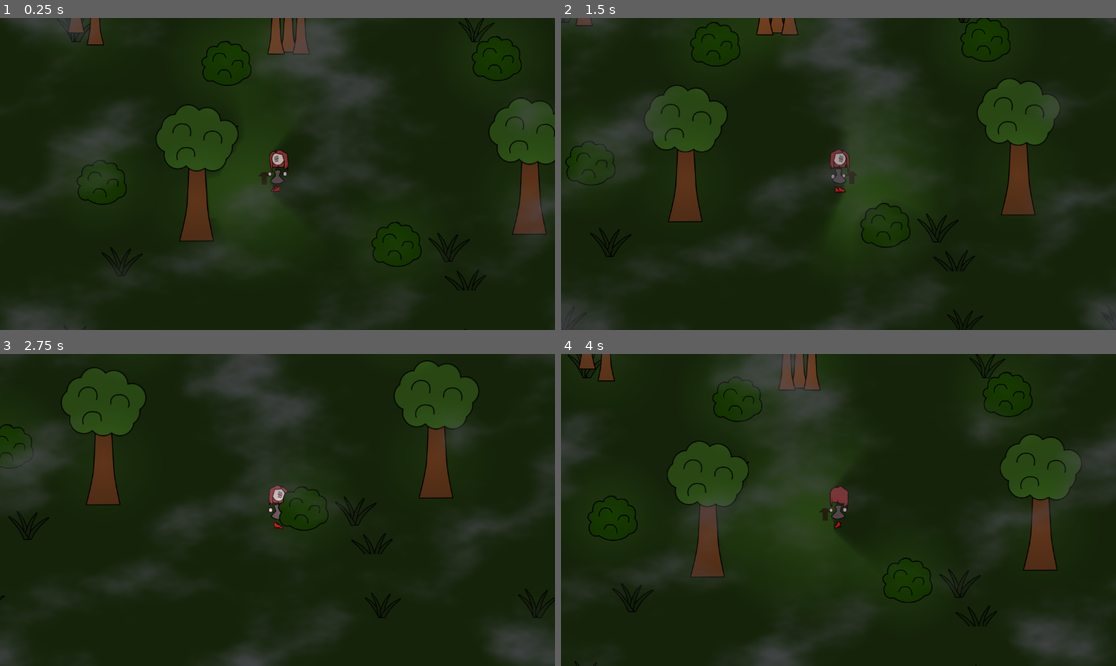
Above: before the commit, frames 1-4 (two rows, left to right).
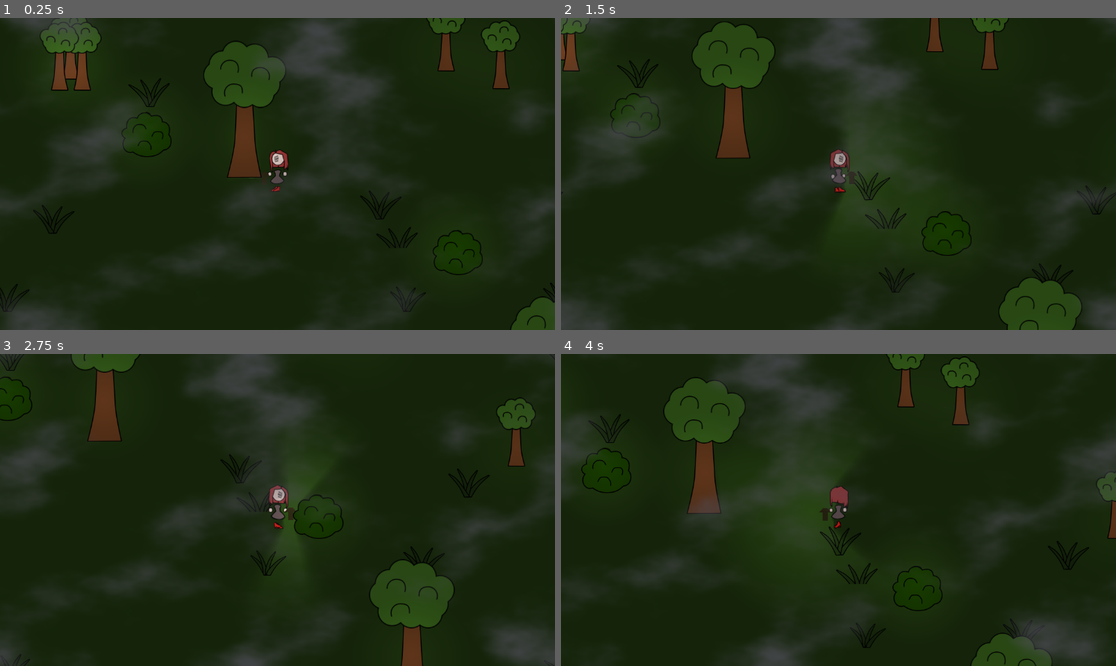
Above: after the commit, the same moments.

Repository: Jerrylikesgreen/-la-Santa-Compa-a
Game: Godot game, scene res://Scenes/forest.tscn
Two runs of this game, one before a commit and one after it. Both use one fixed random seed, a clock stepped at 60 frames per second and the inputs below. The project has no main scene, so this scene is started directly.
Inputs (mouse positions are in pixels of both pictures, inside the frame that each line leads up to):
- Up to frame 1 (0.25 s): no input
- Up to frame 2 (1.5 s): move the mouse to (960, 158) at 0.52 s; hold D (Right) 0.53-1.28 s; click (960, 158) at 0.6 s; move the mouse to (727, 189) at 1.27 s; hold S (Down) from 1.28 s (still down); click (727, 189) at 1.35 s
- Up to frame 3 (2.75 s): move the mouse to (333, 441) at 2.02 s; release S (Down) at 2.03 s; hold D (Right) from 2.03 s (still down); click (333, 441) at 2.1 s
- Up to frame 4 (4 s): move the mouse to (810, 572) at 2.77 s; release D (Right) at 2.78 s; hold W (Up) 2.78-3.53 s; click (810, 572) at 2.85 s; move the mouse to (1005, 556) at 3.52 s; hold A (Left) from 3.53 s (still down); click (1005, 556) at 3.6 s

The runs differ from the first frame. In frame 1, 13% of the frame differs, in the area x 0-100%, y 0-100%; in frame 2, 12%; in frame 3, 11%; in frame 4, 12%.

Commit message:
Expand forest scene with boundaries and more foliage
Added multiple new bushes and trees to the forest scene for increased environmental detail. Introduced world boundaries using StaticBody2D and WorldBoundaryShape2D nodes to define the playable area. Adjusted PlayerSpawnPoint and PlayerBody positions for better scene alignment.

Diff:
--- a/Scenes/forest.tscn
+++ b/Scenes/forest.tscn
@@ -9,6 +9,17 @@
 [ext_resource type="Shader" uid="uid://y3qq6ykhcw3p" path="res://Resources/Shaders/fog_shader.gdshader" id="7_wo0py"]
 [ext_resource type="Texture2D" uid="uid://cnv8ikey2s5xt" path="res://Assets/NoiseTextures/smoke.png" id="8_vh310"]
 
+[sub_resource type="WorldBoundaryShape2D" id="WorldBoundaryShape2D_vh310"]
+normal = Vector2(0, 1)
+
+[sub_resource type="WorldBoundaryShape2D" id="WorldBoundaryShape2D_igsr3"]
+
+[sub_resource type="WorldBoundaryShape2D" id="WorldBoundaryShape2D_xgdwn"]
+normal = Vector2(-0.9999362, -0.011298714)
+
+[sub_resource type="WorldBoundaryShape2D" id="WorldBoundaryShape2D_y1epu"]
+normal = Vector2(1, 0)
+
 [sub_resource type="ShaderMaterial" id="ShaderMaterial_vh310"]
 shader = ExtResource("7_wo0py")
 shader_parameter/noise_tex = ExtResource("8_vh310")
@@ -33,12 +44,10 @@
 region_rect = Rect2(18.156494, 22.45279, 2307.367, 1829.2137)
 
 [node name="PlayerSpawnPoint" type="Node2D" parent="."]
+position = Vector2(657, 1142)
 script = ExtResource("2_u53w3")
 
 [node name="EnviormentContainer" type="Node2D" parent="."]
-
-[node name="TreeLarge3" parent="EnviormentContainer" instance=ExtResource("3_5ip0q")]
-position = Vector2(347, 460)
 
 [node name="Bushes" type="Node2D" parent="EnviormentContainer"]
 
@@ -54,10 +63,67 @@
 [node name="Bush4" parent="EnviormentContainer/Bushes" instance=ExtResource("1_uee5o")]
 position = Vector2(758, 544)
 
+[node name="Bush5" parent="EnviormentContainer/Bushes" instance=ExtResource("1_uee5o")]
+position = Vector2(390, 698)
+
+[node name="Bush6" parent="EnviormentContainer/Bushes" instance=ExtResource("1_uee5o")]
+position = Vector2(381, 1052)
+
+[node name="Bush7" parent="EnviormentContainer/Bushes" instance=ExtResource("1_uee5o")]
+position = Vector2(1027, 1297)
+
+[node name="Bush8" parent="EnviormentContainer/Bushes" instance=ExtResource("1_uee5o")]
+position = Vector2(2008, 709)
+
+[node name="Bush9" parent="EnviormentContainer/Bushes" instance=ExtResource("1_uee5o")]
+position = Vector2(1812, 1184)
+
+[node name="Bush10" parent="EnviormentContainer/Bushes" instance=ExtResource("1_uee5o")]
+position = Vector2(1430, -96)
+
+[node name="Bush11" parent="EnviormentContainer/Bushes" instance=ExtResource("1_uee5o")]
+position = Vector2(1300, -320)
+
+[node name="Bush12" parent="EnviormentContainer/Bushes" instance=ExtResource("1_uee5o")]
+position = Vector2(639, -502)
+
+[node name="Bush13" parent="EnviormentContainer/Bushes" instance=ExtResource("1_uee5o")]
+position = Vector2(400, -278)
+
+[node name="Bush14" parent="EnviormentContainer/Bushes" instance=ExtResource("1_uee5o")]
+position = Vector2(-207, -368)
+
+[node name="Bush15" parent="EnviormentContainer/Bushes" instance=ExtResource("1_uee5o")]
+position = Vector2(1657, -694)
+
 [node name="Trees" type="Node2D" parent="EnviormentContainer"]
 
 [node name="TreeSmall" parent="EnviormentContainer/Trees" instance=ExtResource("2_8hnfc")]
-position = Vector2(97, 73)
+position = Vector2(179, 86)
+
+[node name="TreeSmall6" parent="EnviormentContainer/Trees" instance=ExtResource("2_8hnfc")]
+position = Vector2(1728, 29)
+
+[node name="TreeSmall7" parent="EnviormentContainer/Trees" instance=ExtResource("2_8hnfc")]
+position = Vector2(1792, 39)
+
+[node name="TreeSmall8" parent="EnviormentContainer/Trees" instance=ExtResource("2_8hnfc")]
+position = Vector2(1121, 925)
+
+[node name="TreeSmall12" parent="EnviormentContainer/Trees" instance=ExtResource("2_8hnfc")]
+position = Vector2(228, 905)
+
+[node name="TreeSmall9" parent="EnviormentContainer/Trees" instance=ExtResource("2_8hnfc")]
+position = Vector2(1007, 888)
+
+[node name="TreeSmall10" parent="EnviormentContainer/Trees" instance=ExtResource("2_8hnfc")]
+position = Vector2(252, 928)
+
+[node name="TreeSmall11" parent="EnviormentContainer/Trees" instance=ExtResource("2_8hnfc")]
+position = Vector2(205, 928)
+
+[node name="TreeSmall13" parent="EnviormentContainer/Trees" instance=ExtResource("2_8hnfc")]
+position = Vector2(1443, 1161)
 
 [node name="TreeSmall2" parent="EnviormentContainer/Trees" instance=ExtResource("2_8hnfc")]
 position = Vector2(137, 98)
@@ -74,8 +140,94 @@
 [node name="TreeLarge" parent="EnviormentContainer/Trees" instance=ExtResource("3_5ip0q")]
 position = Vector2(755, -19)
 
+[node name="TreeLarge4" parent="EnviormentContainer/Trees" instance=ExtResource("3_5ip0q")]
+position = Vector2(1244, 152)
+
+[node name="TreeLarge6" parent="EnviormentContainer/Trees" instance=ExtResource("3_5ip0q")]
+position = Vector2(1579, 392)
+
+[node name="TreeLarge7" parent="EnviormentContainer/Trees" instance=ExtResource("3_5ip0q")]
+position = Vector2(1229, 616)
+
+[node name="TreeLarge8" parent="EnviormentContainer/Trees" instance=ExtResource("3_5ip0q")]
+position = Vector2(1008, -314)
+
+[node name="TreeLarge9" parent="EnviormentContainer/Trees" instance=ExtResource("3_5ip0q")]
+position = Vector2(203, -426)
+
+[node name="TreeLarge10" parent="EnviormentContainer/Trees" instance=ExtResource("3_5ip0q")]
+position = Vector2(-345, -207)
+
+[node name="TreeLarge11" parent="EnviormentContainer/Trees" instance=ExtResource("3_5ip0q")]
+position = Vector2(-581, 381)
+
+[node name="TreeLarge12" parent="EnviormentContainer/Trees" instance=ExtResource("3_5ip0q")]
+position = Vector2(-577, 955)
+
+[node name="TreeLarge13" parent="EnviormentContainer/Trees" instance=ExtResource("3_5ip0q")]
+position = Vector2(1225, 1595)
+
+[node name="TreeLarge14" parent="EnviormentContainer/Trees" instance=ExtResource("3_5ip0q")]
+position = Vector2(-159, 1470)
+
+[node name="TreeLarge15" parent="EnviormentContainer/Trees" instance=ExtResource("3_5ip0q")]
+position = Vector2(2793, 401)
+
+[node name="TreeLarge16" parent="EnviormentContainer/Trees" instance=ExtResource("3_5ip0q")]
+position = Vector2(2028, -489)
+
+[node name="TreeLarge17" parent="EnviormentContainer/Trees" instance=ExtResource("3_5ip0q")]
+position = Vector2(2104, 1253)
+
+[node name="TreeLarge18" parent="EnviormentContainer/Trees" instance=ExtResource("3_5ip0q")]
+position = Vector2(588, 1064)
+
+[node name="TreeLarge19" parent="EnviormentContainer/Trees" instance=ExtResource("3_5ip0q")]
+position = Vector2(1771, 855)
+
+[node name="TreeLarge20" parent="EnviormentContainer/Trees" instance=ExtResource("3_5ip0q")]
+position = Vector2(2088, 6)
+
 [node name="TreeLarge2" parent="EnviormentContainer/Trees" instance=ExtResource("3_5ip0q")]
 position = Vector2(1038, 446)
+
+[node name="TreeLarge3" parent="EnviormentContainer/Trees" instance=ExtResource("3_5ip0q")]
+position = Vector2(357, 460)
+
+[node name="TreeLarge5" parent="EnviormentContainer/Trees" instance=ExtResource("3_5ip0q")]
+position = Vector2(610, 481)
+
+[node name="WorldBoudary" type="Node2D" parent="EnviormentContainer"]
+
+[node name="North" type="StaticBody2D" parent="EnviormentContainer/WorldBoudary"]
+position = Vector2(0, -517)
+collision_layer = 4
+
+[node name="CollisionShape2D" type="CollisionShape2D" parent="EnviormentContainer/WorldBoudary/North"]
+shape = SubResource("WorldBoundaryShape2D_vh310")
+
+[node name="South" type="StaticBody2D" parent="EnviormentContainer/WorldBoudary"]
+position = Vector2(3, 0)
+collision_layer = 4
+
+[node name="CollisionShape2D" type="CollisionShape2D" parent="EnviormentContainer/WorldBoudary/South"]
+position = Vector2(-3, 1533)
+shape = SubResource("WorldBoundaryShape2D_igsr3")
+
+[node name="East" type="StaticBody2D" parent="EnviormentContainer/WorldBoudary"]
+position = Vector2(2541, 0)
+collision_layer = 4
+
+[node name="CollisionShape2D" type="CollisionShape2D" parent="EnviormentContainer/WorldBoudary/East"]
+position = Vector2(0, 2)
+shape = SubResource("WorldBoundaryShape2D_xgdwn")
+
+[node name="West" type="StaticBody2D" parent="EnviormentContainer/WorldBoudary"]
+collision_layer = 4
+
+[node name="CollisionShape2D" type="CollisionShape2D" parent="EnviormentContainer/WorldBoudary/West"]
+position = Vector2(-506, -3)
+shape = SubResource("WorldBoundaryShape2D_y1epu")
 
 [node name="WorldLight" type="DirectionalLight2D" parent="."]
 color = Color(0.1254902, 0.1254902, 0.1254902, 1)
@@ -97,3 +249,4 @@
 grow_vertical = 2
 mouse_filter = 2
 color = Color(0.29709315, 0.29709288, 0.2970929, 0.3764706)
+metadata/_edit_use_anchors_ = true
--- a/Scenes/player.tscn
+++ b/Scenes/player.tscn
@@ -2904,6 +2904,7 @@
 [node name="PlayerBody" type="CharacterBody2D" parent="."]
 unique_name_in_owner = true
 z_index = 1
+position = Vector2(-515, -406)
 collision_mask = 6
 script = ExtResource("1_3smsa")
 
Not shown: 1 places in Scenes/forest.tscn that only renumber resources
